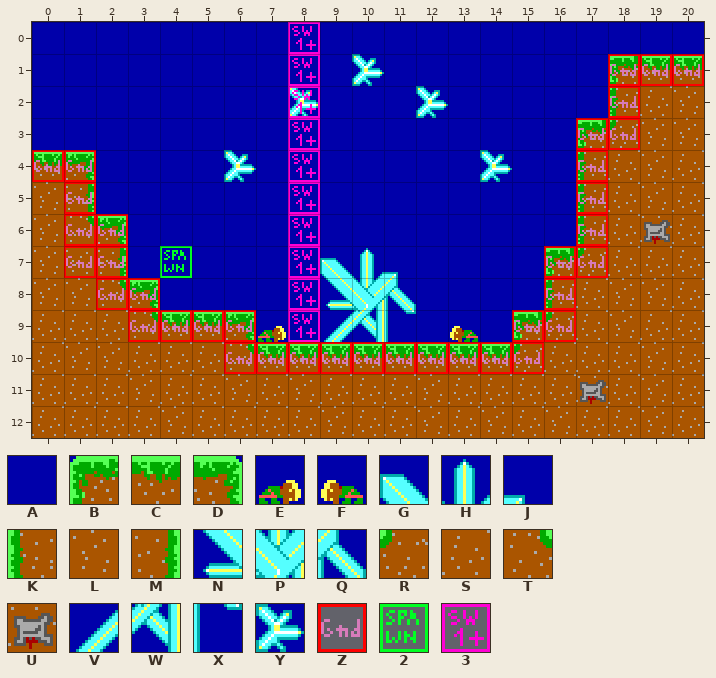
One commit to this Tiled map: levels/0F08.tmx. Above, as it was before the edit.
Cells are 16x16 px. Shown: x 0..20, y 0..12.
Key: from "Tileset4": A 44, B 81, C 82, D 83, E 85, F 86, G 87, H 88, J 89, K 101, L 102, M 103, N 107, P 108, Q 109, R 121, S 122, T 123, U 124, V 127, W 128, X 129, Y 148; from "obj_layer": Z 1, 2 2, 3 9.
_ is an empty cell.
Layer "bg" before, first column x 0:
 0 AAAAAAAAAAAAAAAAAAAAA
 1 AAAAAAAAAAYAAAAAAABCC
 2 AAAAAAAAYAAAYAAAAAKSL
 3 AAAAAAAAAAAAAAAAABRLL
 4 CDAAAAYAAAAAAAYAAKSLS
 5 LMAAAAAAAAAAAAAAAKSLS
 6 LTDAAAAAAAAAAAAAAKSUS
 7 LLMAAAAAAGHJAAAABRSSS
 8 LLTDAAAAANPQAAAAKSLLS
 9 SSSTCCDEAVWXAFABRSLSS
10 SLLSSSTCCCCCCCCRSSSLS
11 SSSLSSLSLSSSLSSSSUSLS
12 SSSSLSSSSLSSLSLSLSSLS
Layer "col" before, first column x 0:
 0 ________3____________
 1 ________3_________ZZZ
 2 ________3_________Z__
 3 ________3________ZZ__
 4 ZZ______3________Z___
 5 _Z______3________Z___
 6 _ZZ_____3________Z___
 7 _ZZ_2___3_______ZZ___
 8 __ZZ____3_______Z____
 9 ___ZZZZ_3______ZZ____
10 ______ZZZZZZZZZZ_____
11 _____________________
12 _____________________
The same view after the edit:
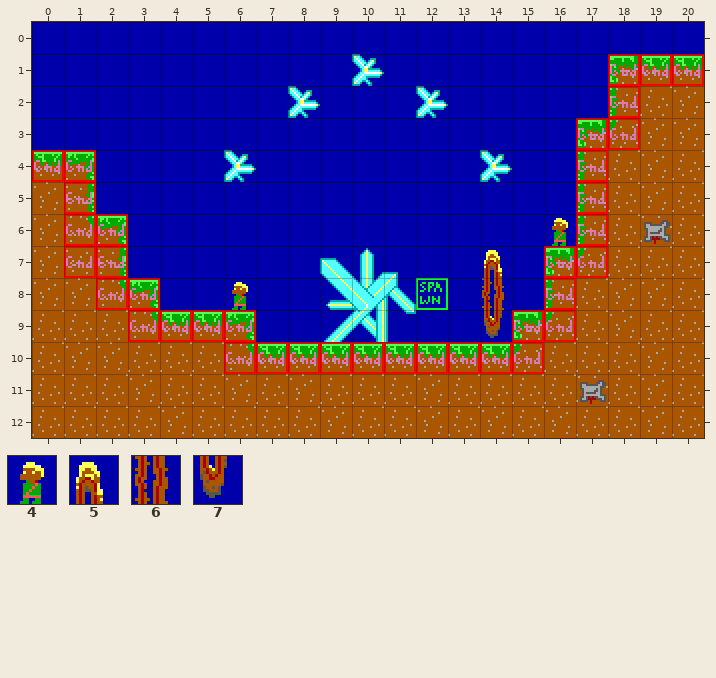
Further tiles: from "Tileset4": 4 64, 5 91, 6 111, 7 131.
Difference:
Layer "bg":
y 6: x 16 A -> 4
y 7: x 14 A -> 5
y 8: x 6 A -> 4; x 14 A -> 6
y 9: x 7 E -> A; x 13..14 FA -> A7
Layer "col":
y 0..6: x 8 3 -> _
y 7: x 4 2 -> _; x 8 3 -> _
y 8: x 8 3 -> _; x 12 _ -> 2
y 9: x 8 3 -> _
Pixel boxes of the changes (left, top, right, bottom) in both pictures:
changed: (232, 22, 320, 342)
changed: (552, 218, 568, 246)
removed: (160, 246, 192, 278)
changed: (416, 250, 504, 342)
